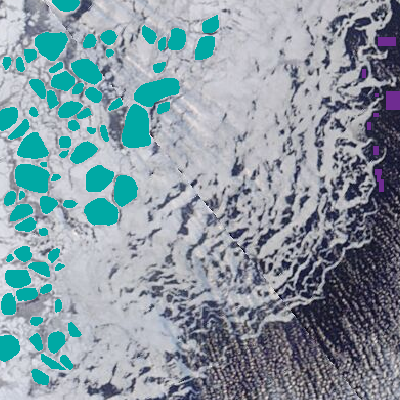
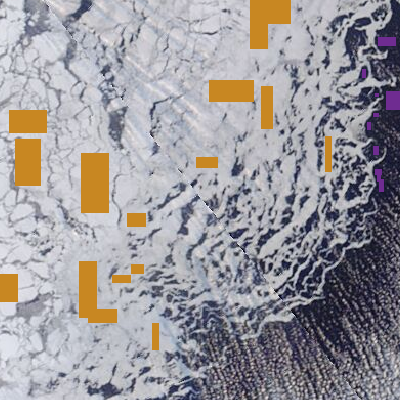
Comparing the layer stacks of the two 400 x 400 images. Changes:
added layer "ice samples" (2nd of 2) above "water samples" over (x1=0, y1=0, x2=332, y2=350)
hid "ice floes" (2nd of 2) over (x1=0, y1=0, x2=219, y2=385)
